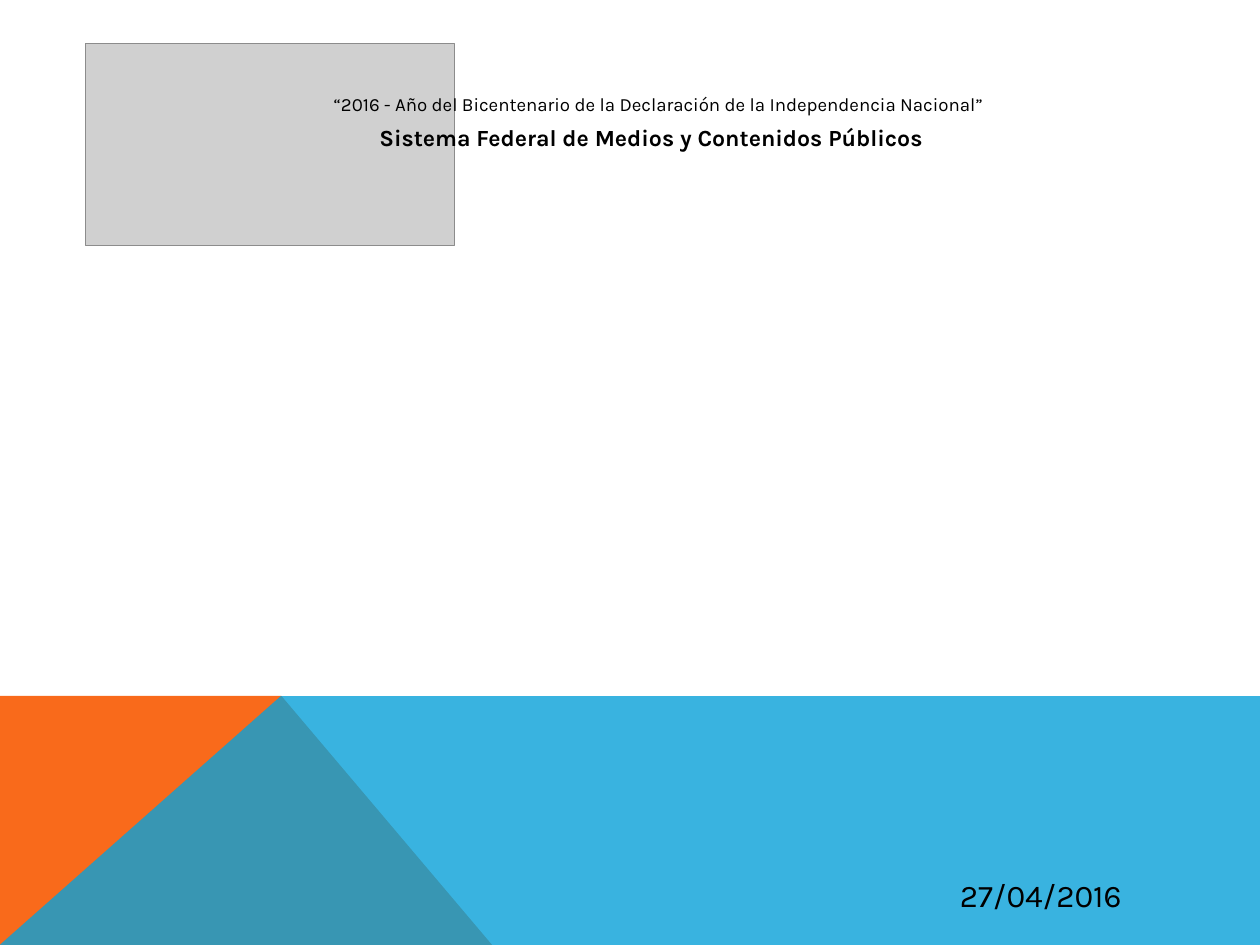
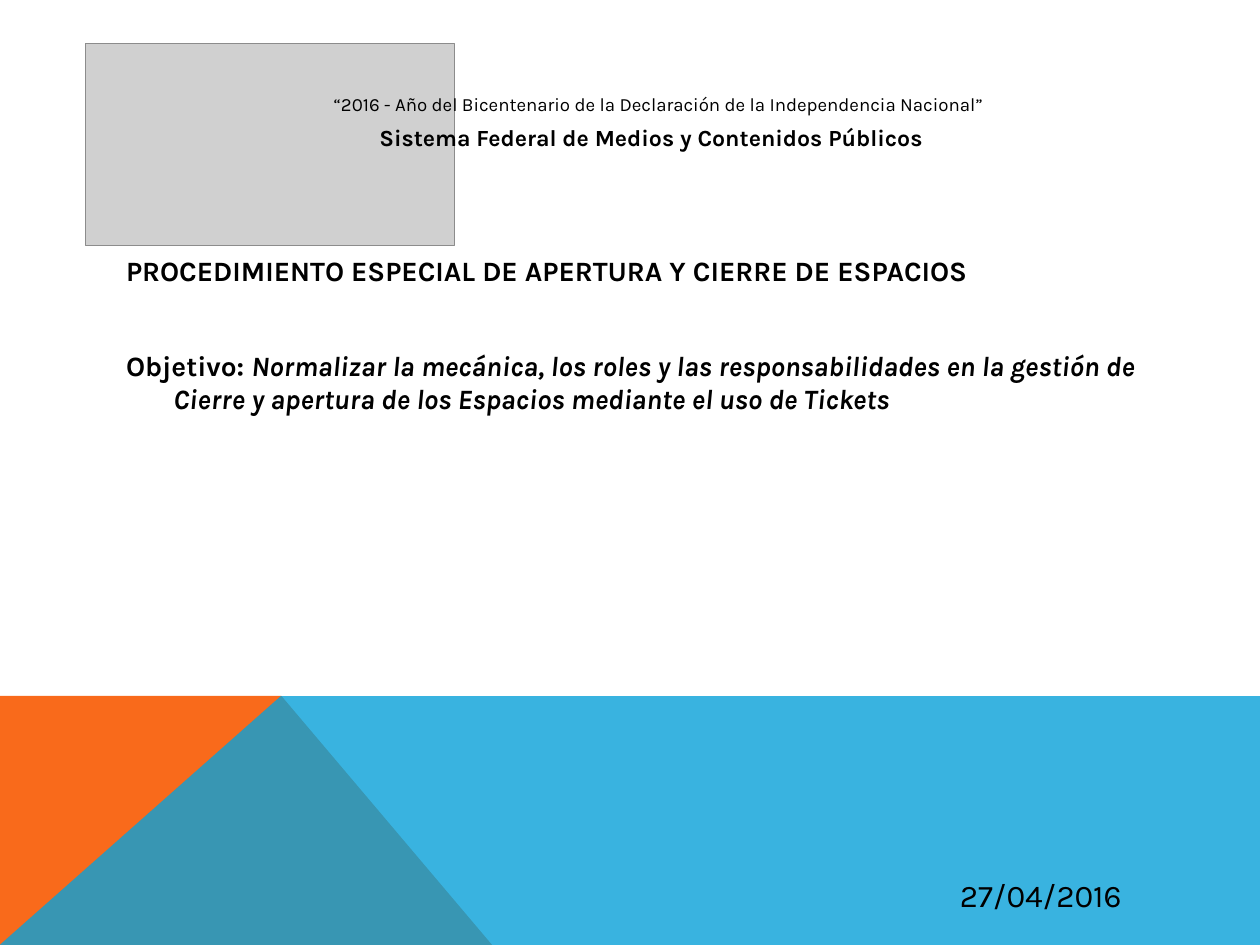
Before and after one commit to jsrxar/dge, a slide deck: slide 5 of 2-calidad/4-capacitaciones/Capacitaciones/CTO - Capacitacion Sistema de Tickets (Apertura Espacios).pptx. Drawn at 1260x945 pixels with LibreOffice and Linux fonts; fonts in the diff are those of the drawing; grey boxes stand for pictures. Boxes give left, top, right and bottom in pixels: in the first picture for what was removed or moved away, otherwise in the second. Text is boxed around its words. In the diff, an @@ line names an element or a change of style, - is before the commit and + after.

Commit message:
demo cierre presentacion calidad

```diff
--- a/2-calidad/4-capacitaciones/Capacitaciones/CTO - Capacitacion Sistema de Tickets (Apertura Espacios).pptx
+++ b/2-calidad/4-capacitaciones/Capacitaciones/CTO - Capacitacion Sistema de Tickets (Apertura Espacios).pptx
@@ text added at <box>126,262,1135,416</box>, 16 pt, text #000000, bold, italic @@
+PROCEDIMIENTO ESPECIAL DE APERTURA Y CIERRE DE ESPACIOS
+Objetivo: Normalizar la mecánica, los roles y las responsabilidades en la gestión de Cierre y apertura de los Espacios mediante el uso de Tickets
```
Also in this commit, not shown: 3 other slides changed, 1 other file.
